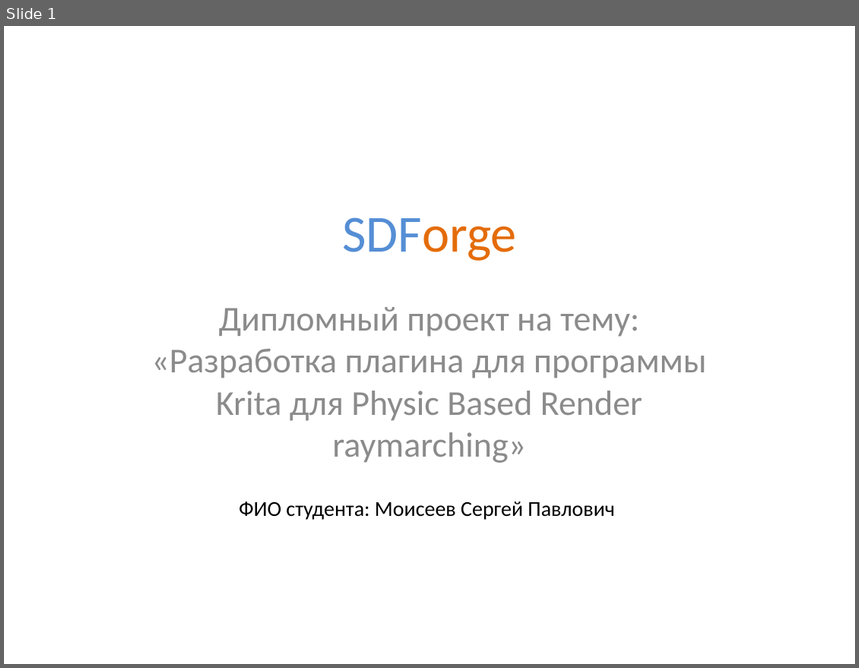
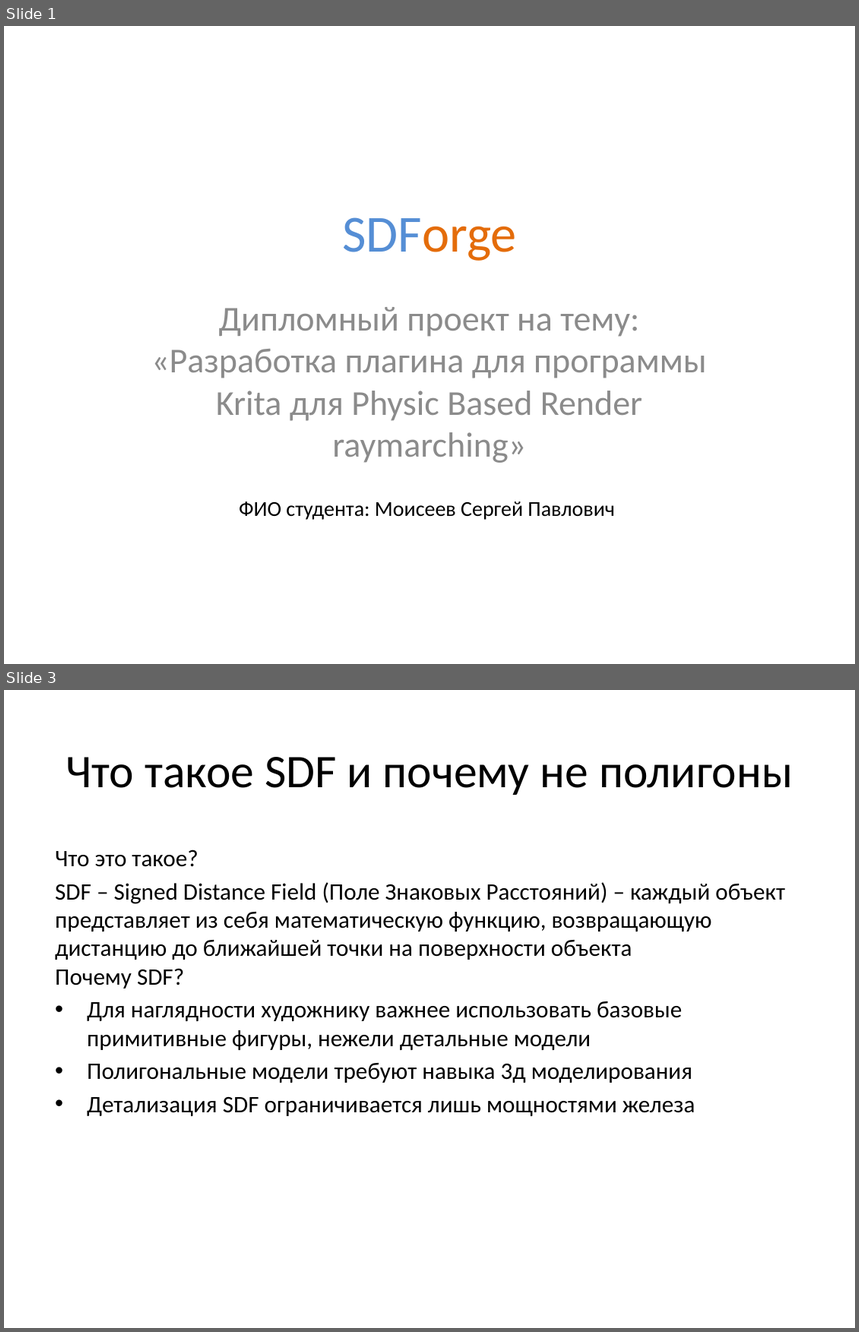
Before and after one commit to lomovoyPlayer/SDForge, a slide deck: SDForge/docs/SDForge Презентация.pptx. Shown one above the other, each under a label of ours: slide 1 before the commit, slides 1 and 3 after it; the slides between them are not shown. The pictures are 859x668 and 859x1332 pixels, drawn with LibreOffice and Linux fonts; fonts in the diff are those of the drawing. Boxes give left, top, right and bottom in pixels: in the first picture for what was removed or moved away, otherwise in the second. Text is boxed around its words. In the diff, an @@ line names an element or a change of style, - is before the commit and + after.

```diff
--- a/SDForge/docs/SDForge Презентация.pptx
+++ b/SDForge/docs/SDForge Презентация.pptx
@@ slide 3 added at [4,690,855,1328], background #FFFFFF @@
@@ title added at [66,757,793,795], 39.6 pt, text #000000 @@
+Что такое SDF и почему не полигоны
@@ text added at [55,850,785,1116], 20 pt, text #000000 @@
+Что это такое?
+SDF – Signed Distance Field (Поле Знаковых Расстояний) – каждый объект представляет из себя математическую функцию, возвращающую дистанцию до ближайшей точки на поверхности объекта
+Почему SDF?
+• Для наглядности художнику важнее использовать базовые примитивные фигуры, нежели детальные модели
+• Полигональные модели требуют навыка 3д моделирования
+• Детализация SDF ограничивается лишь мощностями железа
```
Also in this commit, not shown: 23 other slides added, 1 slide removed, 3 other files.
